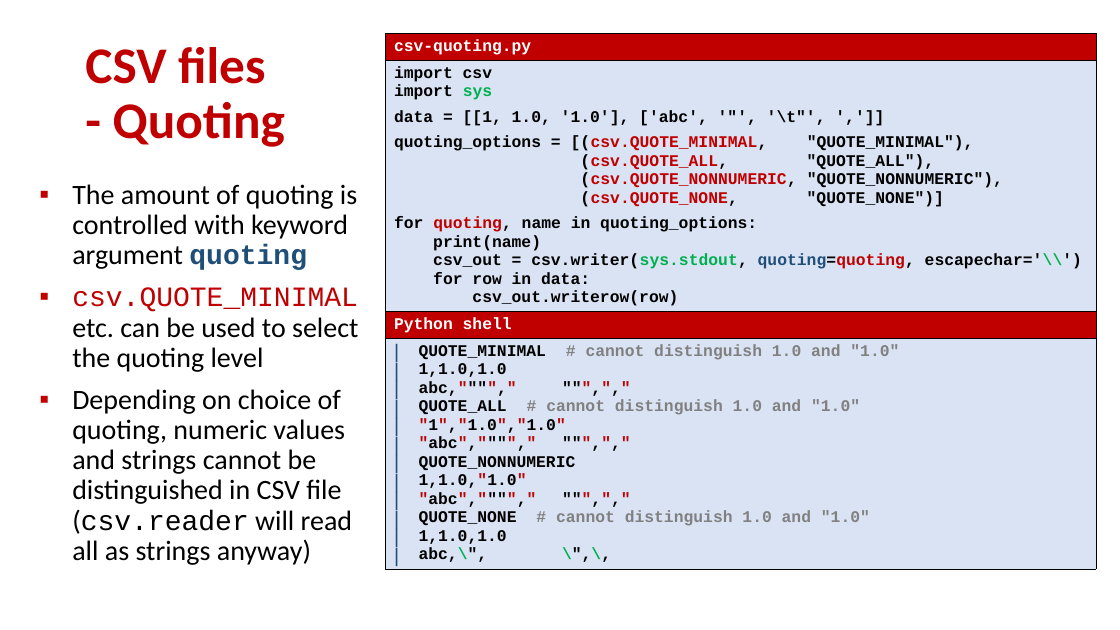
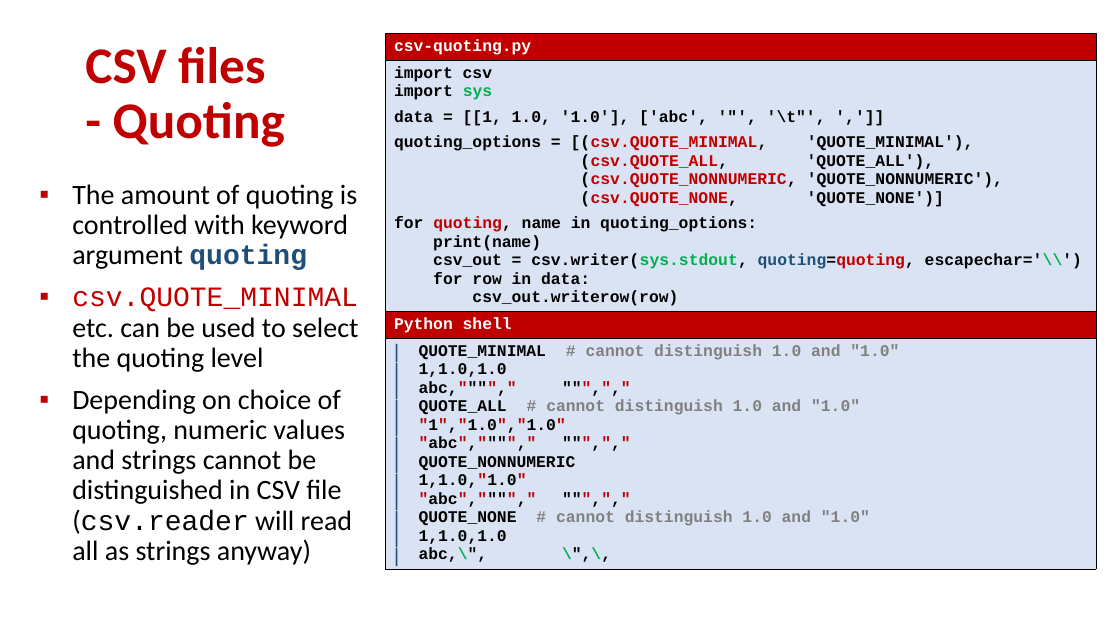
Before and after one commit to gsbrodal/gsbrodal.github.io, a slide deck: slide 7 of ipsa/slides/text.pptx. Drawn at 1120x630 pixels with LibreOffice and Linux fonts; fonts in the diff are those of the drawing. Boxes give left, top, right and bottom in pixels: in the first picture for what was removed or moved away, otherwise in the second. Text is boxed around its words. In the diff, an @@ line names an element or a change of style, - is before the commit and + after.

```diff
--- a/ipsa/slides/text.pptx
+++ b/ipsa/slides/text.pptx
@@ table at (386,34,1096,598) @@
@@ row 2, column 1: "import csv / import sys / data = [[1, 1.0, '1.0'], ['abc', '"', '\t"', ',']] / quoting_options = [(csv.QUOTE_MINIMAL, "QUOTE_MINIMAL"), / (csv.QUOTE_ALL, "QUOTE_ALL"), / (csv.QUOTE_NONNUMERIC, "QUOTE_NONNUMERIC"), / (csv.QUOTE_NONE, "QUOTE_NONE")] / for quoting, name in quoting_options: / print(name) / csv_out = csv.writer(sys.stdout, quoting=quoting, escapechar='\\') / for row in data: / csv_out.writerow(row)" to "import csv / import sys / data = [[1, 1.0, '1.0'], ['abc', '"', '\t"', ',']] / quoting_options = [(csv.QUOTE_MINIMAL, 'QUOTE_MINIMAL'), / (csv.QUOTE_ALL, 'QUOTE_ALL'), / (csv.QUOTE_NONNUMERIC, 'QUOTE_NONNUMERIC'), / (csv.QUOTE_NONE, 'QUOTE_NONE')] / for quoting, name in quoting_options: / print(name) / csv_out = csv.writer(sys.stdout, quoting=quoting, escapechar='\\') / for row in data: / csv_out.writerow(row)" @@
```
Also in this commit, not shown: 7 other slides changed, 5 other files.
